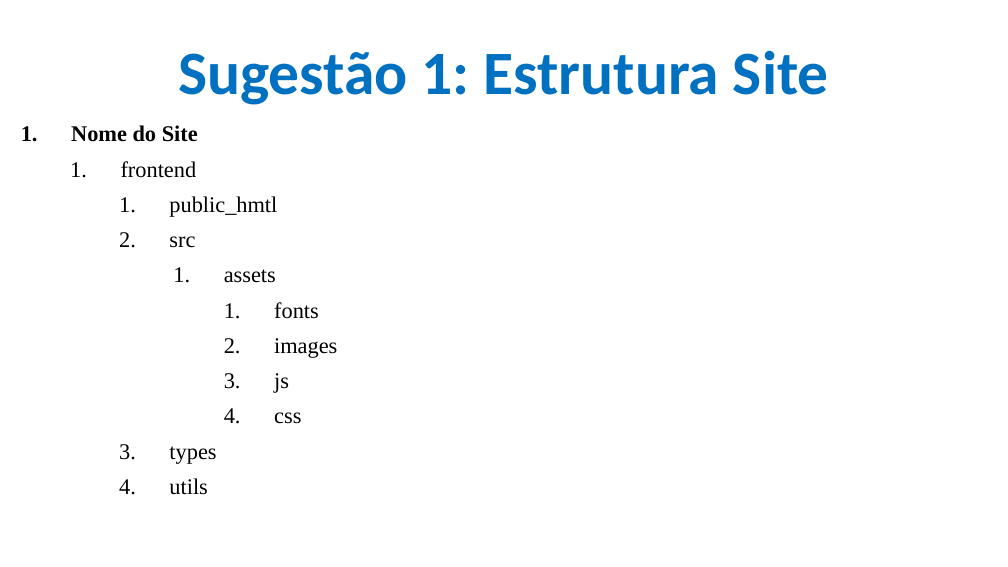
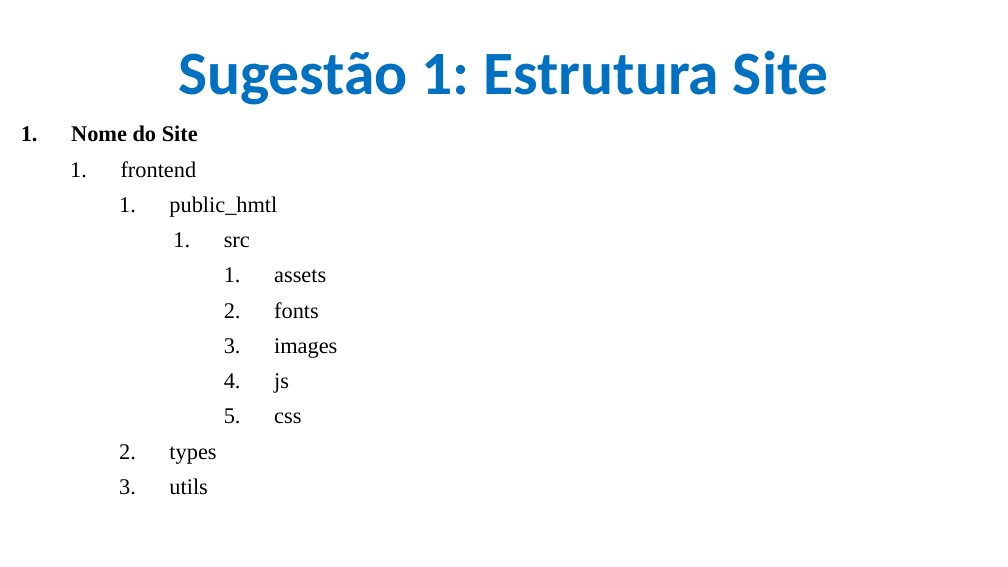
Before and after one commit to CloudEducationBrazil/WydenDesenvolvimentoWebPHP, a slide deck: slide 27 of 01 Classes/Aula 07 Desenvolvimento Web PHP - CSS.pptx. Drawn at 1008x567 pixels with LibreOffice and Linux fonts; fonts in the diff are those of the drawing; background and template pictures are left out. Boxes give left, top, right and bottom in pixels: in the first picture for what was removed or moved away, otherwise in the second. Text is boxed around its words. In the diff, an @@ line names an element or a change of style, - is before the commit and + after.

Commit message:
Site CIEL

```diff
--- a/01 Classes/Aula 07 Desenvolvimento Web PHP - CSS.pptx
+++ b/01 Classes/Aula 07 Desenvolvimento Web PHP - CSS.pptx
@@ text at (224,236,326,283): list level 3 to 4 in "src"; list level 4 to 5 in "assets" @@
```
Also in this commit, not shown: 1 other slide changed, 1 other file.
